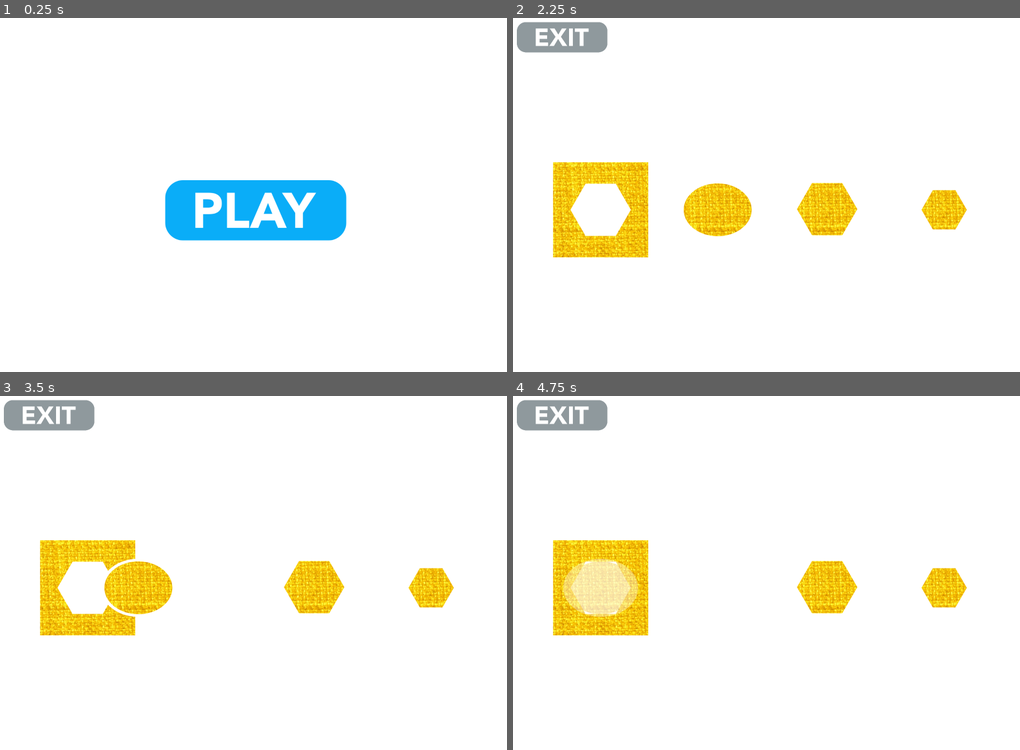
Above: before the commit, frames 1-4 (two rows, left to right).
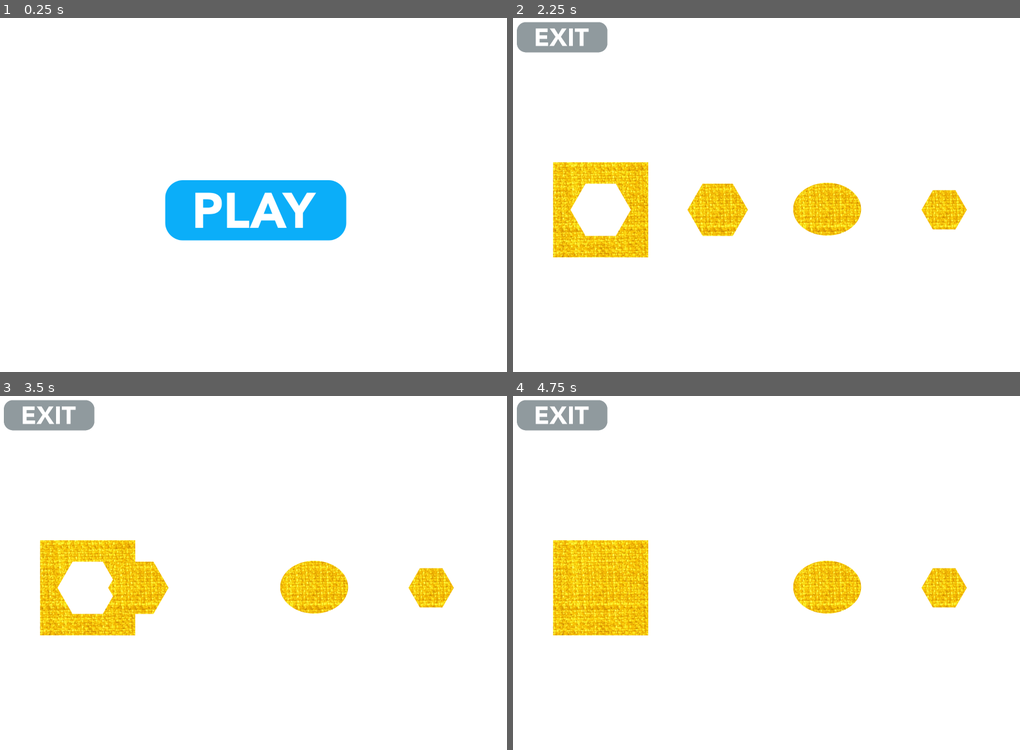
Above: after the commit, the same moments.

Repository: efor0004/spatial-fyp
Game: Godot game, scene res://Main Menu.tscn
The game is run twice, just before and just after one commit, with the same random seed, the same clock (stepped at 60 frames per second) and the same inputs.
Inputs (mouse positions are in pixels of both pictures, inside the frame that each line leads up to):
- Up to frame 1 (0.25 s): no input
- Up to frame 2 (2.25 s): click (766, 209) at 0.5 s; tap Enter at 1.25 s; move the mouse to (609, 127) at 1.27 s; click (609, 127) at 1.42 s; click "Begin as character 1" at 2 s
- Up to frame 3 (3.5 s): tap Space at 2.75 s; move the mouse to (202, 587) at 2.77 s; click (202, 587) at 2.92 s
- Up to frame 4 (4.75 s): move the mouse to (827, 587) at 3.52 s; click (827, 587) at 3.67 s; tap Enter at 4.25 s; move the mouse to (943, 587) at 4.27 s; click (943, 587) at 4.42 s

The runs differ from the first frame. In frame 2, 0.7% of the frame differs, in the area x 33-69%, y 46-62%; in frame 3, 0.8%; in frame 4, 2.3%, in the area x 9-69%, y 46-63%.

Commit message:
QUILT: Max 10 questions per png - WIP

Diff:
--- a/quilt/app/Game.tscn
+++ b/quilt/app/Game.tscn
@@ -1,8 +1,8 @@
 [gd_scene load_steps=21 format=2]
 
 [ext_resource path="res://assets/sprites/fabrics/level_1/fabric_1.jpg" type="Texture" id=1]
+[ext_resource path="res://assets/sprites/questions/level_1/normal/pngs/0.png" type="Texture" id=2]
 [ext_resource path="res://scripts/game/Question.gd" type="Script" id=3]
-[ext_resource path="res://assets/sprites/questions/level_1/level_1.png" type="Texture" id=4]
 [ext_resource path="res://scripts/Exit Button.gd" type="Script" id=5]
 [ext_resource path="res://scripts/game/Progress Quilt.gd" type="Script" id=7]
 [ext_resource path="res://scripts/game/Option.gd" type="Script" id=8]
@@ -358,8 +358,8 @@
 position = Vector2( 356, 768 )
 
 [node name="Light2D" type="Light2D" parent="Question/Layer1/HoleyQuilt"]
-texture = ExtResource( 4 )
-offset = Vector2( 576, 3650 )
+texture = ExtResource( 2 )
+offset = Vector2( 576, 1728 )
 mode = 2
 range_layer_min = 1
 range_layer_max = 1
@@ -408,8 +408,8 @@
 region_rect = Rect2( 80, 80, 384, 384 )
 
 [node name="Light2D" type="Light2D" parent="Question/AnimationPlayer1/Layer2/Option 1"]
-texture = ExtResource( 4 )
-offset = Vector2( 192, 3650 )
+texture = ExtResource( 2 )
+offset = Vector2( 192, 1728 )
 mode = 2
 range_height = 1.0
 range_layer_min = 2
@@ -418,9 +418,9 @@
 [node name="Border" type="Sprite" parent="Question/AnimationPlayer1/Layer2/Option 1"]
 scale = Vector2( 1.1, 1.1 )
 z_index = -1
-texture = ExtResource( 4 )
-region_enabled = true
-region_rect = Rect2( 384, 1920, 384, 384 )
+texture = ExtResource( 2 )
+region_enabled = true
+region_rect = Rect2( 384, 0, 384, 384 )
 
 [node name="AnimationPlayer2" type="AnimationPlayer" parent="Question"]
 anims/Correct = SubResource( 8 )
@@ -458,8 +458,8 @@
 
 [node name="Light2D" type="Light2D" parent="Question/AnimationPlayer2/Layer3/Option 2"]
 position = Vector2( 0, -2.5545 )
-texture = ExtResource( 4 )
-offset = Vector2( -192, 3650 )
+texture = ExtResource( 2 )
+offset = Vector2( -192, 1728 )
 mode = 2
 range_height = 1.0
 range_layer_min = 3
@@ -468,9 +468,9 @@
 [node name="Border" type="Sprite" parent="Question/AnimationPlayer2/Layer3/Option 2"]
 scale = Vector2( 1.1, 1.1 )
 z_index = -1
-texture = ExtResource( 4 )
-region_enabled = true
-region_rect = Rect2( 768, 1920, 384, 384 )
+texture = ExtResource( 2 )
+region_enabled = true
+region_rect = Rect2( 768, 0, 384, 384 )
 
 [node name="AnimationPlayer3" type="AnimationPlayer" parent="Question"]
 anims/Correct = SubResource( 13 )
@@ -510,8 +510,8 @@
 }
 
 [node name="Light2D" type="Light2D" parent="Question/AnimationPlayer3/Layer4/Option 3"]
-texture = ExtResource( 4 )
-offset = Vector2( -576, 3650 )
+texture = ExtResource( 2 )
+offset = Vector2( -576, 1728 )
 mode = 2
 range_height = 1.0
 range_layer_min = 4
@@ -520,9 +520,9 @@
 [node name="Border" type="Sprite" parent="Question/AnimationPlayer3/Layer4/Option 3"]
 scale = Vector2( 1.1, 1.1 )
 z_index = -1
-texture = ExtResource( 4 )
-region_enabled = true
-region_rect = Rect2( 1152, 1920, 384, 384 )
+texture = ExtResource( 2 )
+region_enabled = true
+region_rect = Rect2( 1152, 0, 384, 384 )
 
 [node name="Progress Quilt" type="Sprite" parent="."]
 script = ExtResource( 7 )
--- a/quilt/app/project.godot
+++ b/quilt/app/project.godot
@@ -69,5 +69,7 @@
 
 [rendering]
 
+quality/driver/driver_name="GLES2"
+vram_compression/import_etc=true
 environment/default_clear_color=Color( 1, 1, 1, 1 )
 environment/default_environment="res://default_env.tres"
--- a/quilt/app/scripts/game/Question.gd
+++ b/quilt/app/scripts/game/Question.gd
@@ -27,7 +27,7 @@
 
 func _ready():
 	save_utils.set_state_for_player()
-	set_textures_for_level()
+	set_textures_for_question()
 	set_shapes()
 	set_question_fabric()
 	save_utils.save_progress()
@@ -47,33 +47,32 @@
 
 	if (global.current_level_difficulty == "normal" && global.current_question > num_normal_questions_for_level):
 		global.current_level_difficulty = "hard"
-		set_textures_for_level()
 
 	if (global.current_question > constants.questions_per_level):
 		global.current_question = 1
 		global.current_level += 1
 		global.current_level_difficulty = "normal"
 
-		# if (global.current_level > constants.max_levels):
-			# global.current_level = 1
-			# global.current_question = 1
-
-		set_textures_for_level()
+		if (global.current_level > constants.max_levels):
+			global.current_level = 1
+			global.current_question = 1
+
 		global.question_order = general_utils.shuffle_question_order()
 
 		get_tree().change_scene("res://Progress Screen.tscn")
 
 	global.current_shuffled_question = global.question_order[global.current_question - 1]
 
+	set_textures_for_question()
 	set_shapes()
 	set_question_fabric()
 	save_utils.save_progress()
 	emit_signal("ready_for_options")
 
-func set_textures_for_level():
+func set_textures_for_question():
 	set_texture_offsets()
 
-	var path = get_level_path()
+	var path = get_question_path()
 	var level_texture = load(path)
 
 	var holey_quilt = get_holey_quilt_shape()
@@ -96,18 +95,39 @@
 	if (global.current_level_difficulty == "hard"):
 		questions_available_for_level = constants.num_hard_questions_per_level[global.current_level - 1]["available"]
 
-	var texture_height = questions_available_for_level * quilt_size
+	var file_index = get_file_index_for_question()
+	var max_file_index = ceil(questions_available_for_level / constants.max_questions_per_file) - 1
+
+	var texture_height = 0
+
+	if (file_index >= max_file_index):
+		var no_questions_in_last_file = questions_available_for_level % constants.max_questions_per_file
+
+		if (no_questions_in_last_file <= 0):
+			no_questions_in_last_file = constants.max_questions_per_file
+
+		texture_height = no_questions_in_last_file * quilt_size
+	else:
+		texture_height = constants.max_questions_per_file * quilt_size
+
 	return texture_height
 
 func set_shapes():
 	set_holey_quilt_shape()
 	set_options_shapes()
 
-func get_level_path():
-	if (global.current_level_difficulty == "hard"):
-		return "res://assets/sprites/questions/level_%d/level_%d_hard.png" % [global.current_level, global.current_level]
-
-	return "res://assets/sprites/questions/level_%d/level_%d.png" % [global.current_level, global.current_level]
+func get_question_path():
+	var file_index = get_file_index_for_question()
+
+	return "res://assets/sprites/questions/level_%d/%s/pngs/%d.png" % [global.current_level, global.current_level_difficulty, file_index]
+
+func get_file_index_for_question():
+	var file_index = ceil(global.current_shuffled_question / constants.max_questions_per_file) - 1
+
+	if (file_index < 0):
+		file_index = 0
+
+	return file_index
 
 func get_holey_quilt():
 	var holey_quilt = get_node("Layer1/HoleyQuilt")
@@ -122,7 +142,14 @@
 	return holey_quilt_shape
 
 func get_new_y_offset(y_offset):
-	var new_y_offset = y_offset - (quilt_size * (global.current_shuffled_question - 1))
+	var question_index = fmod(global.current_shuffled_question, constants.max_questions_per_file)
+
+	if (question_index == 0):
+		question_index = constants.max_questions_per_file - 1
+	else:
+		question_index = question_index - 1
+
+	var new_y_offset = y_offset - (question_index * quilt_size)
 	return new_y_offset
 
 func get_new_y_region():
--- a/quilt/app/scripts/utilities/constants.gd
+++ b/quilt/app/scripts/utilities/constants.gd
@@ -108,19 +108,20 @@
 	{ "normal": level_2_option_transformations, "hard": level_2_hard_option_transformations } # level 2
 ]
 
-# var hard_questions_per_level = 4
-var hard_questions_per_level = 0
+var hard_questions_per_level = 4
 
 export(Array) var num_hard_questions_per_level = [
 	{ "required": hard_questions_per_level, "available": 13 }, # level 1
 	{ "required": hard_questions_per_level, "available": 30 } # level 2
 ]
 
-export var questions_per_level = 2
+export var questions_per_level = 10
 
 export(Array) var questions_available_per_level = [
 	30, # level 1
-	42 # level 2 - NOTE: max 42 questions per png
+	42 # level 2
 ]
 
 export var max_levels = 2
+
+export var max_questions_per_file = 10
Not shown: 1 places in quilt/app/Game.tscn that only renumber resources
Binary file added: quilt/app/assets/sprites/questions/level_1/hard/pngs/0.png
Not shown, added: quilt/app/assets/sprites/questions/level_1/hard/pngs/0.png.import
Binary file added: quilt/app/assets/sprites/questions/level_1/hard/pngs/1.png
Not shown, added: quilt/app/assets/sprites/questions/level_1/hard/pngs/1.png.import
Renamed: quilt/app/assets/sprites/questions/level_1/level_1_hard.svg -> quilt/app/assets/sprites/questions/level_1/hard/questions.svg
Not shown, added: quilt/app/assets/sprites/questions/level_1/hard/questions.svg.import
Binary file removed: quilt/app/assets/sprites/questions/level_1/level_1.png
Not shown, removed: quilt/app/assets/sprites/questions/level_1/level_1.png.import
Not shown, removed: quilt/app/assets/sprites/questions/level_1/level_1.svg.import
Binary file removed: quilt/app/assets/sprites/questions/level_1/level_1_hard.png
Not shown, removed: quilt/app/assets/sprites/questions/level_1/level_1_hard.png.import
(and 31 more such lines)
